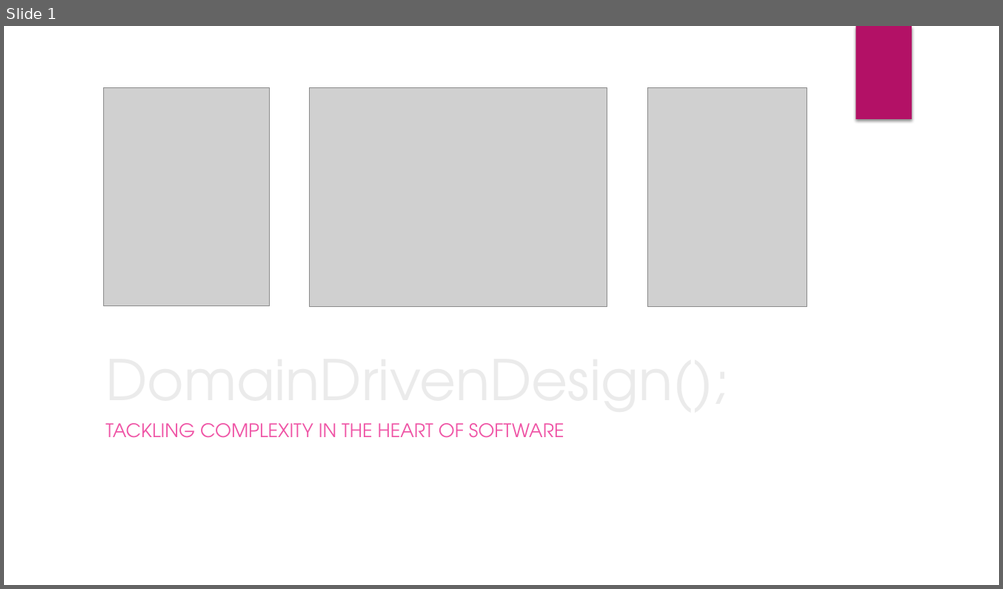
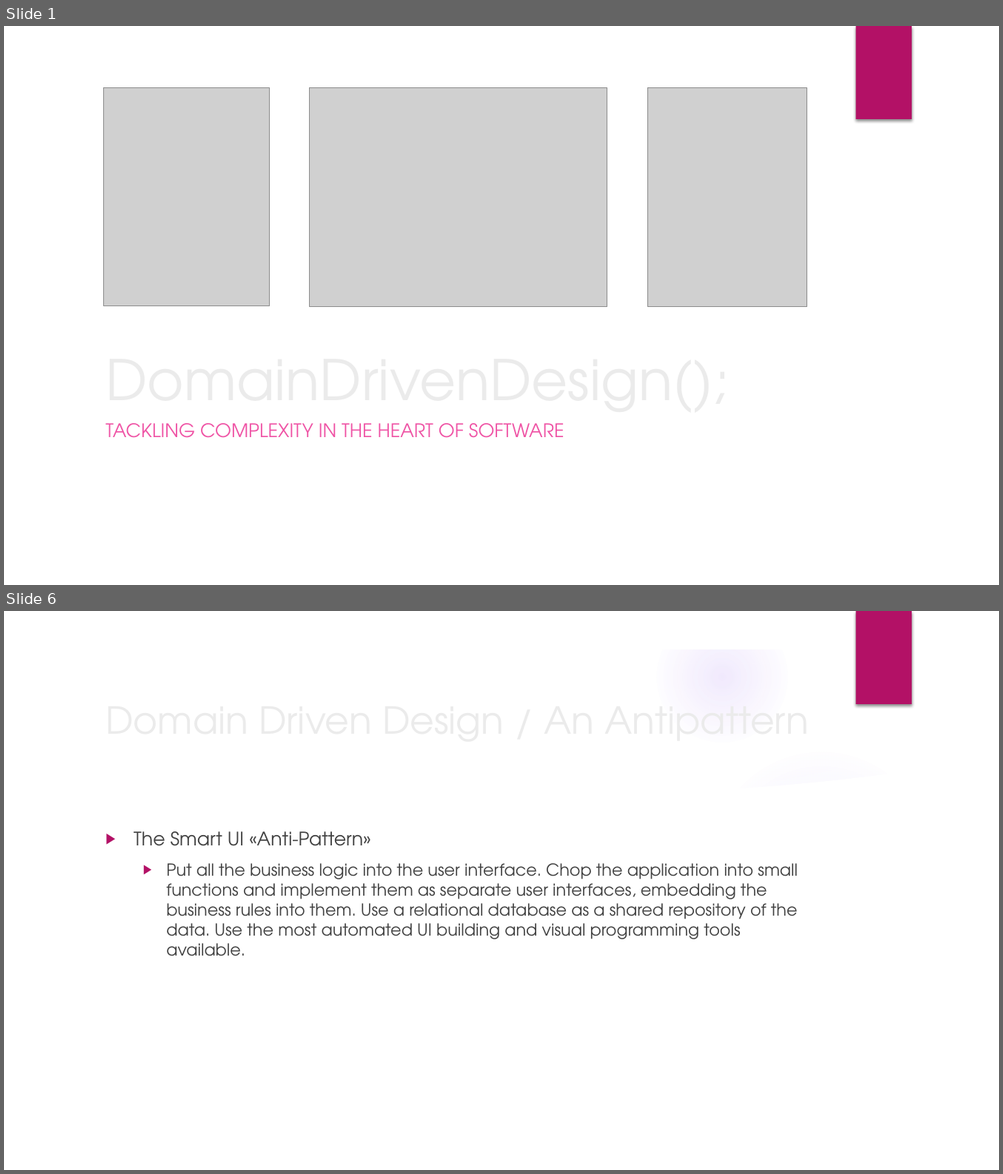
Before and after one commit to hikalkan/samples, a slide deck: DddDemo/doc/DomainDrivenDesign.pptx. Shown one above the other, each under a label of ours: slide 1 before the commit, slides 1 and 6 after it; the slides between them are not shown. The pictures are 1003x589 and 1003x1174 pixels, drawn with LibreOffice and Linux fonts; fonts in the diff are those of the drawing; grey boxes stand for pictures; background and template pictures are left out. Boxes give left, top, right and bottom in pixels: in the first picture for what was removed or moved away, otherwise in the second. Text is boxed around its words. In the diff, an @@ line names an element or a change of style, - is before the commit and + after.

```diff
--- a/DddDemo/doc/DomainDrivenDesign.pptx
+++ b/DddDemo/doc/DomainDrivenDesign.pptx
@@ slide 6 added at <box>4,611,999,1170</box>, background picture (left out); not listed: 1 template element that a slide beside it also shows @@
@@ group added at <box>4,611,999,1170</box>: 5 ellipses, 3 freeform shapes @@
@@ title added at <box>98,690,845,748</box>, 36 pt, text #EBEBEB @@
+Domain Driven Design / An Antipattern
@@ text added at <box>134,832,797,957</box>, 16 pt, text #404040 @@
+▶ The Smart UI «Anti-Pattern»
+  ▶ Put all the business logic into the user interface. Chop the application into small functions and implement them as separate user interfaces, embedding the business rules into them. Use a relational database as a shared repository of the data. Use the most automated UI building and visual programming tools available.
```
Also in this commit, not shown: 5 slides changed, 1 other slide added, 1 slide removed.
